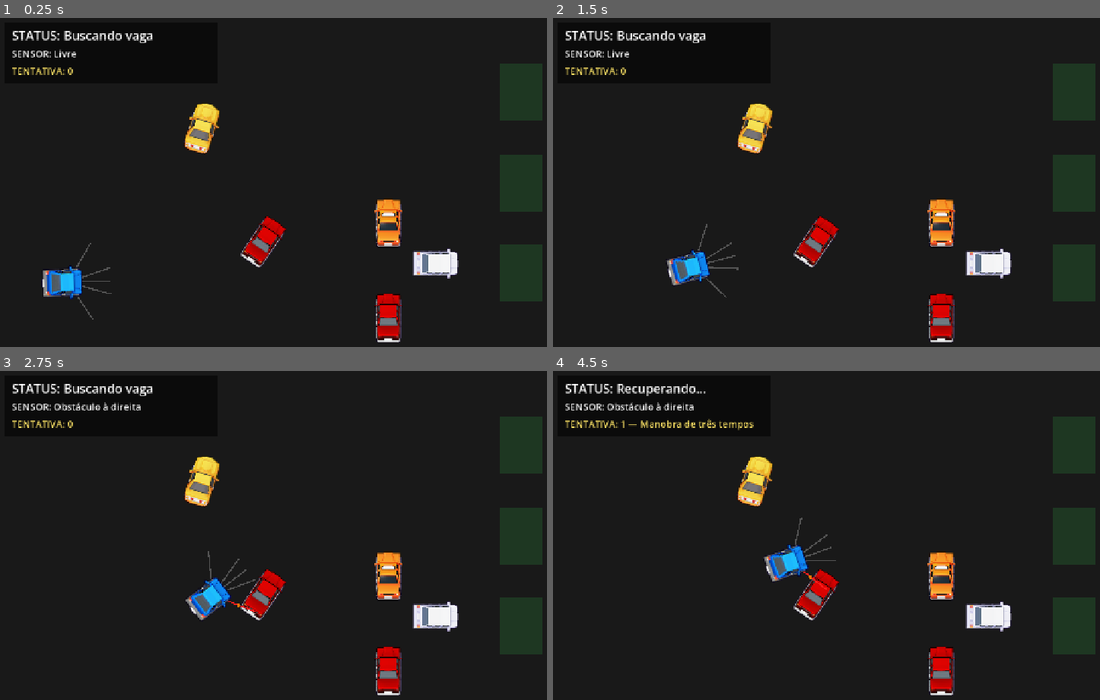
Above: before the commit, frames 1-4 (two rows, left to right).
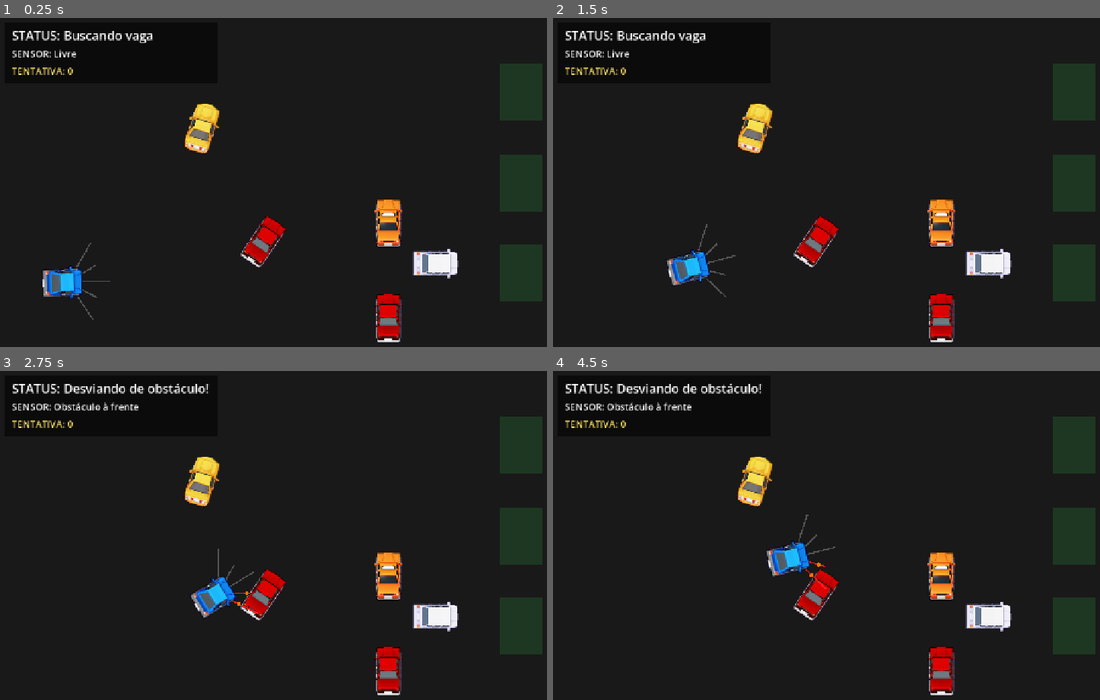
Above: after the commit, the same moments.

Repository: omurilomota/estacionamento-automatico-godot
Game: Godot game, scene res://scenes/Mundo.tscn
The game is run twice, just before and just after one commit, with the same random seed, the same clock (stepped at 60 frames per second) and the same inputs.
Inputs:
- Up to frame 1 (0.25 s): no input
- Up to frame 2 (1.5 s): tap Enter at 0.5 s; tap 1 at 0.6 s; tap 3 at 1.35 s
- Up to frame 3 (2.75 s): tap R at 2.1 s
- Up to frame 4 (4.5 s): tap 1 at 2.85 s; tap 3 at 3.6 s; tap R at 4.35 s

The runs differ from the first frame. In frame 1, less than 0.1% of the frame differs, in the area x 14-21%, y 75-85%; in frame 2, less than 0.1%; in frame 3, 1.3%; in frame 4, 1.6%, in the area x 11-52%, y 3-67%.

Commit message:
Carro segue reto quando o caminho central está livre (anti-trava)
- Velocidade agora segue o raio CENTRAL: obstáculo raspando num canto
  não freia mais o carro (ele não 'encara' o obstáculo)
- _caminho_livre() usa limite_caminho_livre (70px) em vez de exigir
  leque 100% livre: ao passar por um obstáculo lateral o carro retoma
  a rota em vez de ficar preso no desvio
- Raios de canto recalibrados (60, ±34) alinhados ao corpo real
  (largura ±35) e mais curtos, sem enxergar obstáculo longe na lateral
- _espaco_insuficiente() só declara preso se o CENTRO está bloqueado;
  com o caminho à frente livre, não faz manobra à toa
- Novos exports: distancia_desvio, limite_caminho_livre

Diff:
--- a/scenes/Carro.tscn
+++ b/scenes/Carro.tscn
@@ -25,12 +25,12 @@
 hit_from_inside = true
 
 [node name="RayFrenteEsq" type="RayCast2D" parent="."]
-target_position = Vector2(90, -28)
+target_position = Vector2(60, -34)
 collision_mask = 2
 hit_from_inside = true
 
 [node name="RayFrenteDir" type="RayCast2D" parent="."]
-target_position = Vector2(90, 28)
+target_position = Vector2(60, 34)
 collision_mask = 2
 hit_from_inside = true
 
--- a/scripts/Carro.gd
+++ b/scripts/Carro.gd
@@ -27,6 +27,11 @@
 # Segurança: "proibido bater"
 @export var distancia_seguranca: float = 40.0
 @export var distancia_freio: float = 160.0
+
+# Sensores frontais: distância que dispara o desvio e quando a rota
+# pode ser retomada (não precisa esperar o leque ficar 100% livre).
+@export var distancia_desvio: float = 90.0
+@export var limite_caminho_livre: float = 70.0
 
 @export var tolerancia_chegada: float = 24.0
 @export var tolerancia_alinhamento: float = 0.03
@@ -179,9 +184,10 @@
 
 
 func _velocidade_por_sensor() -> float:
-	# Converte a leitura do sensor frontal em velocidade alvo.
-	# Longe => rápida. Na bolha de segurança => parada.
-	var dist: float = distancia_frente()
+	# A velocidade segue o que está REALMENTE no caminho do carro: o raio
+	# CENTRAL. Um obstáculo só raspando num canto não deve frear o carro —
+	# ele pode seguir reto enquanto o centro está livre.
+	var dist: float = distancia_centro()
 	if dist == INF:
 		return velocidade_maxima
 	if dist <= distancia_seguranca:
@@ -213,9 +219,9 @@
 		_iniciar_recuperacao()
 		return
 
-	# Se qualquer raio frontal mede algo a menos de 90px, hora de desviar.
-	# (pulado durante a "graça" da recuperação)
-	if tempo_ignorar_sensor <= 0.0 and distancia_frente() < 90.0:
+	# Se qualquer raio frontal mede algo a menos de distancia_desvio, hora de
+	# desviar. (pulado durante a "graça" da recuperação)
+	if tempo_ignorar_sensor <= 0.0 and distancia_frente() < distancia_desvio:
 		_mudar_estado(Estado.DESVIANDO)
 		return
 
@@ -438,6 +444,12 @@
 	return menor
 
 
+func distancia_centro() -> float:
+	# Distância do raio CENTRAL: o que está mesmo à frente do carro.
+	# É ela que manda na velocidade (freiar por um canto raspando = errado).
+	return _distancia_do_raio(ray_frente_centro)
+
+
 func distancia_tras() -> float:
 	return _distancia_do_raio(ray_tras)
 
@@ -457,13 +469,20 @@
 
 
 func _espaco_insuficiente() -> bool:
-	# Os dois lados bloqueados => não há para onde virar.
+	# Só declara "preso" se não dá nem para seguir em frente: o CENTRO
+	# está bloqueado E os dois lados não têm espaço para virar. Se o centro
+	# está livre, o carro segue reto (não faz manobra à toa).
+	if distancia_centro() >= distancia_desvio:
+		return false
 	return _distancia_do_raio(ray_esquerda) < espaco_minimo_desvio \
 		and _distancia_do_raio(ray_direita) < espaco_minimo_desvio
 
 
 func _caminho_livre() -> bool:
-	return distancia_frente() == INF
+	# Não precisa estar 100% sem colisão: basta o obstáculo estar longe o
+	# suficiente (limite_caminho_livre) para retomar a rota. Senão, ao passar
+	# raspando por um obstáculo lateral, o carro "encara" e nunca sai do desvio.
+	return distancia_frente() > limite_caminho_livre
 
 
 func _quase_apontando_ao_waypoint() -> bool:
